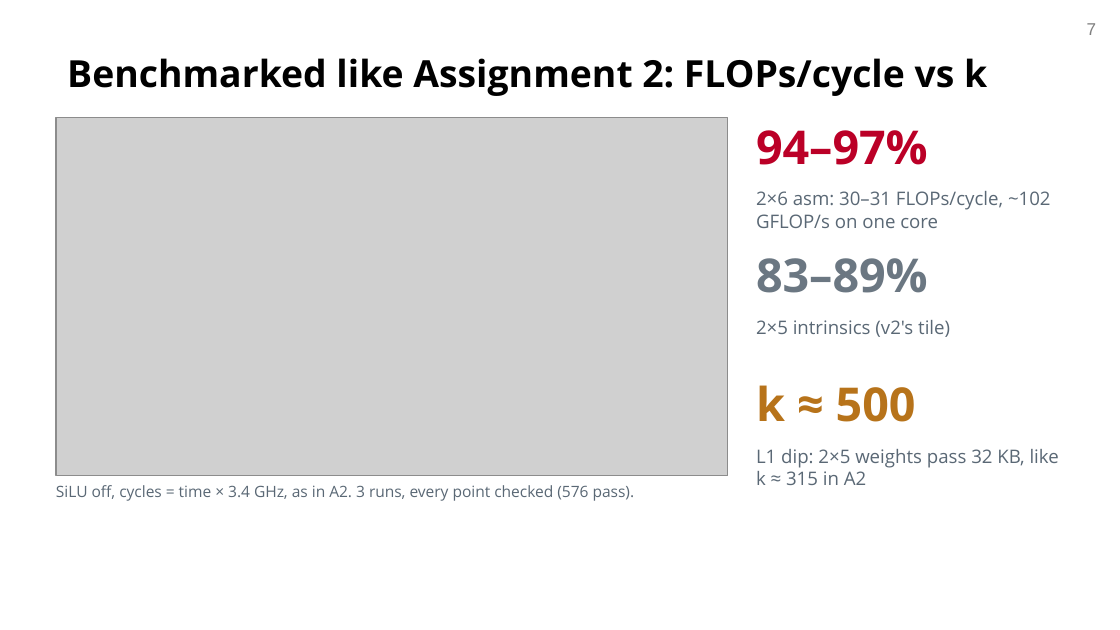
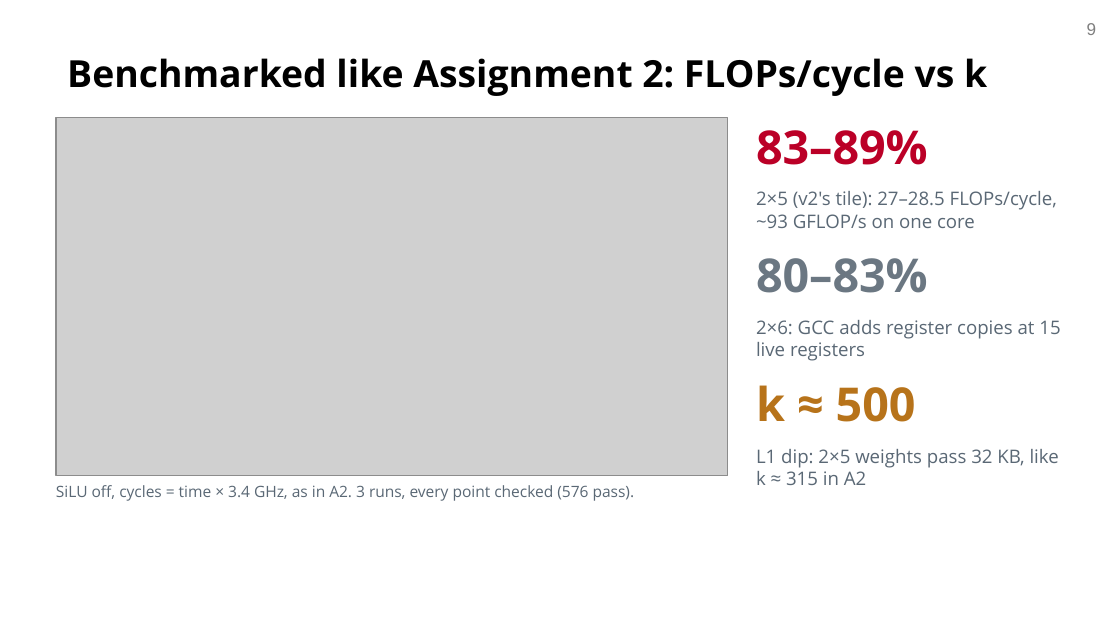
Before and after one commit to OTANK10/fast-yolov8-broadwell, a slide deck: slide 9 of docs/milestone/om/slides/om_mid_presentation_cmu.pptx (slide 7 before the commit). Drawn at 1120x630 pixels with LibreOffice and Linux fonts; fonts in the diff are those of the drawing; grey boxes stand for pictures; background and template pictures are left out. Boxes give left, top, right and bottom in pixels: in the first picture for what was removed or moved away, otherwise in the second. Text is boxed around its words. In the diff, an @@ line names an element or a change of style, - is before the commit and + after.

```diff
--- a/docs/milestone/om/slides/om_mid_presentation_cmu.pptx
+++ b/docs/milestone/om/slides/om_mid_presentation_cmu.pptx
@@ page number at [1087,23,1097,35]: text changed @@
-7
+9
@@ text at [756,130,928,165]: text changed @@
-94–97%
+83–89%
@@ text at [756,191,1057,228]: text changed @@
-2×6 asm: 30–31 FLOPs/cycle, ~102 GFLOP/s on one core
+2×5 (v2's tile): 27–28.5 FLOPs/cycle, ~93 GFLOP/s on one core
@@ text at [756,258,928,293]: text changed @@
-83–89%
+80–83%
@@ text at [756,320,1060,361]: text changed @@
-2×5 intrinsics (v2's tile)
+2×6: GCC adds register copies at 15 live registers
```
Also in this commit, not shown: 4 other slides changed, 4 slides added, 2 slides removed, 6 other files.
